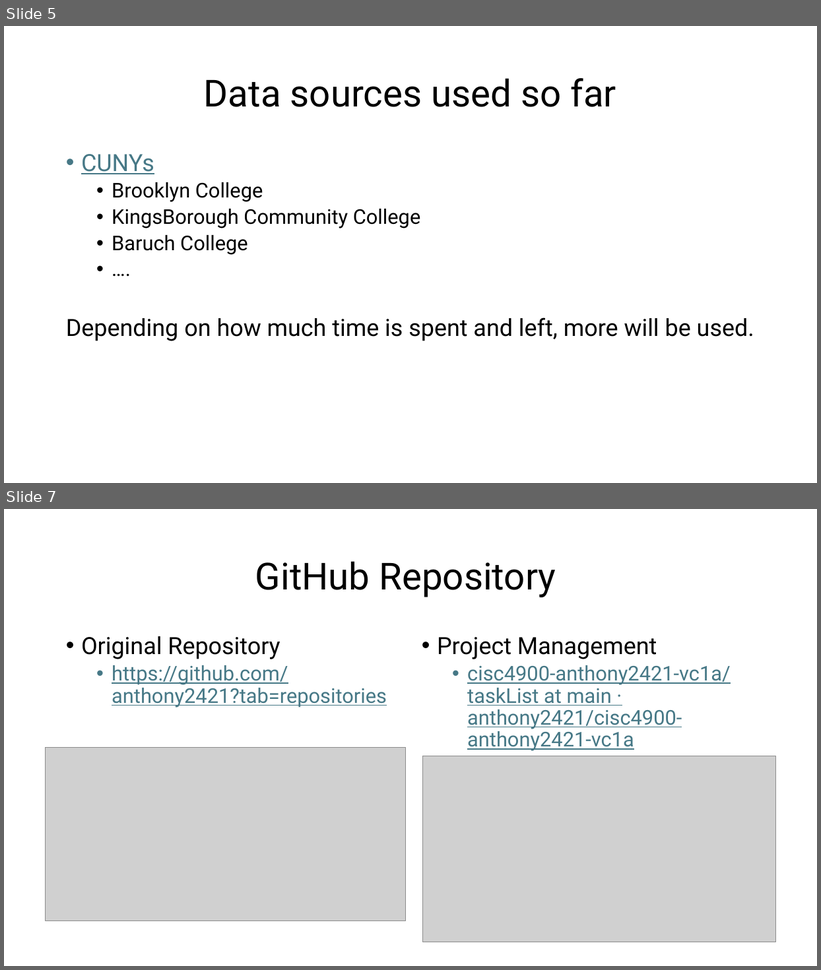
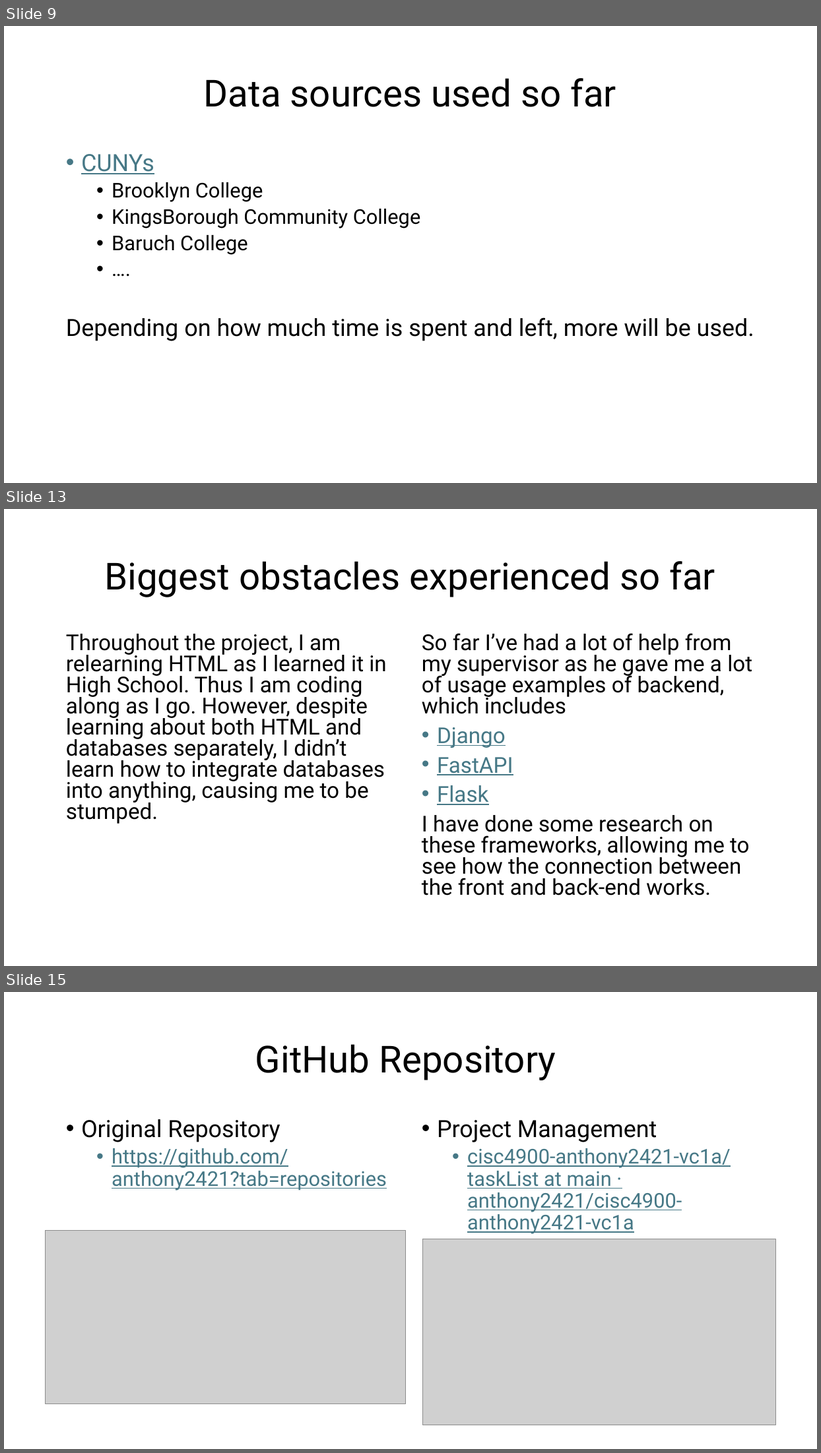
Before and after one commit to anthony2421/cisc4900-anthony2421-vc1a, a slide deck: Progress documentations/CISC 4900 - Diagram.pptx. Shown one above the other, each under a label of ours: slides 5 and 7 before the commit, slides 9, 13 and 15 after it; the slides between them are not shown. The pictures are 821x970 and 821x1453 pixels, drawn with LibreOffice and Linux fonts; fonts in the diff are those of the drawing; grey boxes stand for pictures. Boxes give left, top, right and bottom in pixels: in the first picture for what was removed or moved away, otherwise in the second. Text is boxed around its words. In the diff, an @@ line names an element or a change of style, - is before the commit and + after.

Commit message:
Updated 4/6/25, updated tools used for the project

```diff
--- a/Progress documentations/CISC 4900 - Diagram.pptx
+++ b/Progress documentations/CISC 4900 - Diagram.pptx
@@ slide 13 added at [4, 509, 817, 966], background #FFFFFF @@
@@ title added at [104, 561, 715, 597], 44 pt, text #000000 @@
+Biggest obstacles experienced so far
@@ text added at [66, 634, 386, 824], 25.9 pt, text #000000 @@
+Throughout the project, I am relearning HTML as I learned it in High School. Thus I am coding along as I go. However, despite learning about both HTML and databases separately, I didn’t learn how to integrate databases into anything, causing me to be stumped.
@@ text added at [422, 633, 752, 896], 25.9 pt, text #000000 @@
+So far I’ve had a lot of help from my supervisor as he gave me a lot of usage examples of backend, which includes
+• Django
+• FastAPI
+• Flask
+I have done some research on these frameworks, allowing me to see how the connection between the front and back-end works.
@@ what was slide 5 is now slide 9 @@
@@ what was slide 7 is now slide 15 @@
```
Also in this commit, not shown: 3 slides changed, 6 other slides added.
